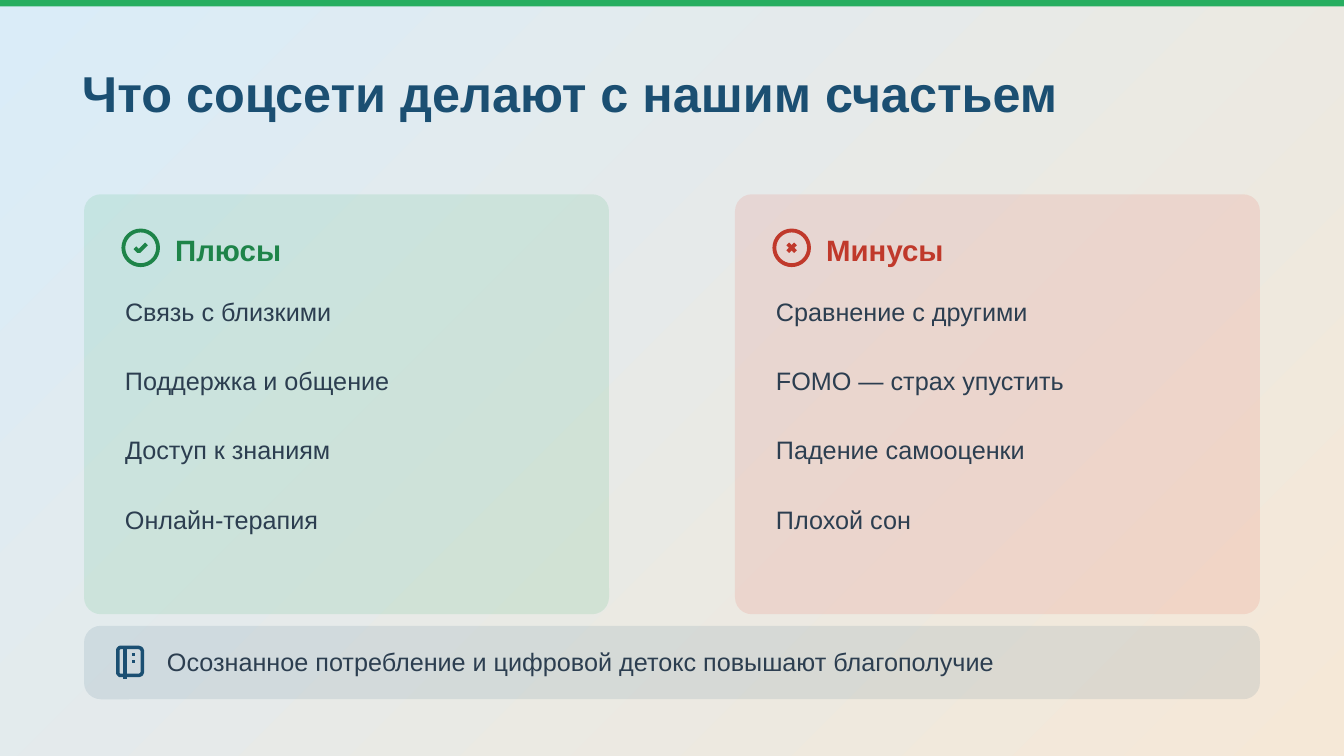
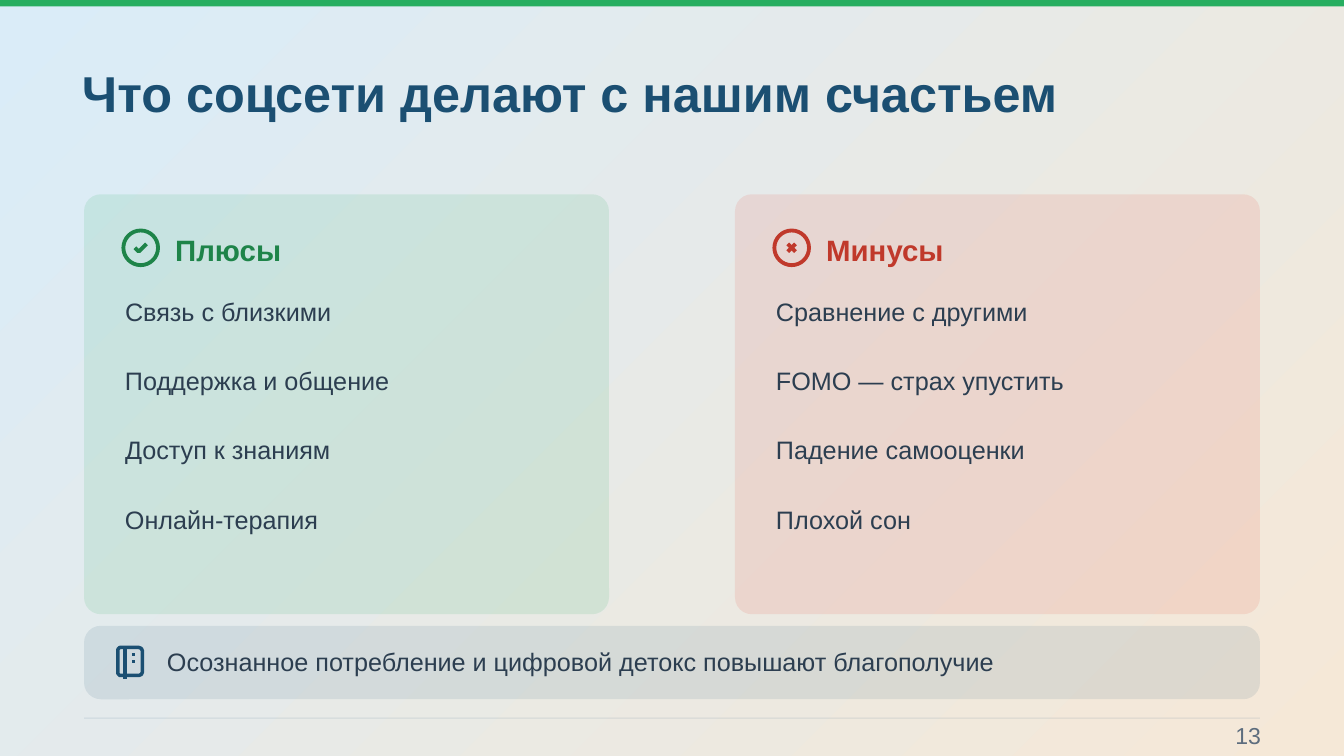
Before and after one commit to Pavel1778/Presentation-happy, a slide deck: slide 13 of .agents/projects/happiness_concept_ppt169_20261007/exports/happiness_concept_v5.pptx. Drawn at 1344x756 pixels with LibreOffice and Linux fonts; fonts in the diff are those of the drawing; background and template pictures are left out. Boxes give left, top, right and bottom in pixels: in the first picture for what was removed or moved away, otherwise in the second. Text is boxed around its words. In the diff, an @@ line names an element or a change of style, - is before the commit and + after.

```diff
--- a/.agents/projects/happiness_concept_ppt169_20261007/exports/happiness_concept_v5.pptx
+++ b/.agents/projects/happiness_concept_ppt169_20261007/exports/happiness_concept_v5.pptx
@@ freeform shape added at (x1=84, y1=718, x2=1260, y2=719), outline #1F4E79 0.75 pt @@
@@ text added at (x1=1235, y1=728, x2=1261, y2=744), 16.5 pt, text #5D6D7E @@
+13
```
Also in this commit, not shown: 14 other slides changed, 37 other files.
